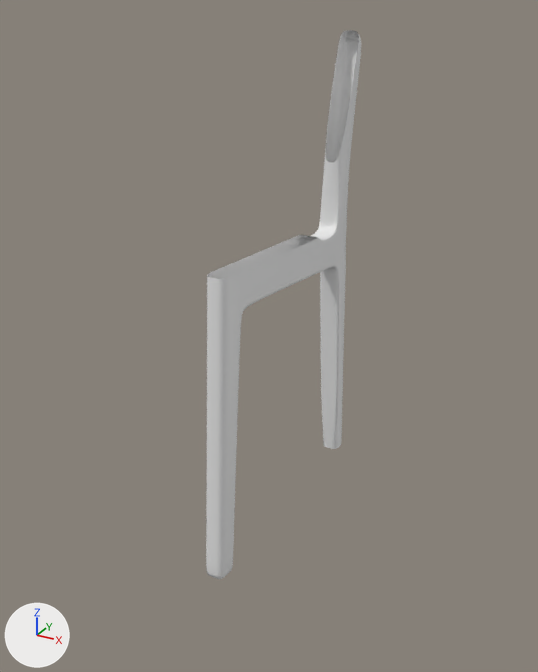
Before and after pictures for a commit that changed the Blender file chair/untitled.blend.
Before and after are seen from a camera (50 mm lens) standing at (2.48, -4.79, 3.92) and looking at (-0.03, -0.21, 1.63). Every picture has the same lights, and +X, +Y and +Z are marked at lower left.

Before the edit, the objects in view are built like this:
```python
me_立方体 = bpy.data.meshes.new('立方体')
me_立方体.from_pydata(...)  # 88 vertices, 66 faces; spans x 0.0..0.08, y -0.09..2.22, z -0.09..3.66
ob_立方体 = bpy.data.objects.new('立方体', me_立方体)
ob_立方体.location = (0.0, -1.067, 0.105)
_m = ob_立方体.modifiers.new('镜像', 'MIRROR')
_m.use_clip = True
_m.merge_threshold = 0.00001
_m.bisect_threshold = 0.347
_m = ob_立方体.modifiers.new('细分', 'SUBSURF')
_m.levels = 2
```
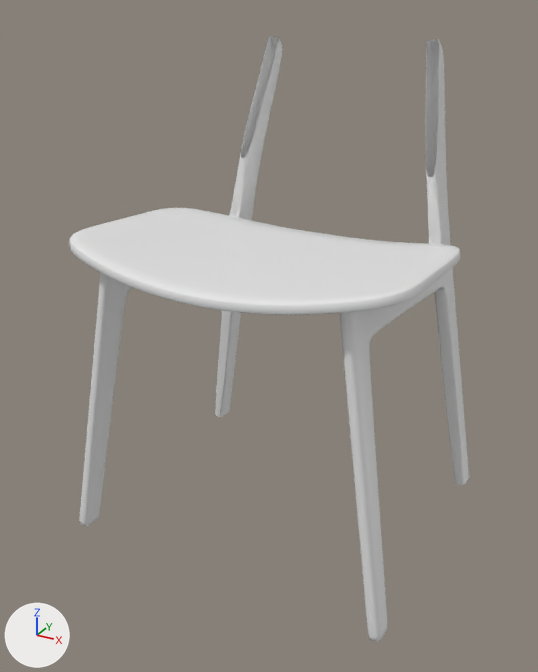
What changed in the scene script:
```text
Add me_平面:
    me_平面.from_pydata([(0.0, -1.0, 0.0), (1.01, -0.81, 0.14), (0.0, 1.0, 0.0), (0.99, 0.62, 0.14), (0.36, -0.96, 0.02), (0.36, 0.93, 0.02), (0.62, -0.92, 0.06), (0.63, 0.83, 0.06), (0.0, 0.33, 0.0), (1.01, 0.16, 0.14), (0.36, 0.3, 0.02), (0.62, 0.24, 0.06), (0.0, -0.31, 0.0), (1.0, -0.36, 0.14), (0.36, -0.31, 0.02), (0.62, -0.31, 0.06)], [], [(11, 9, 3, 7), (8, 10, 5, 2), (10, 11, 7, 5), (14, 15, 11, 10), (12, 14, 10, 8), (15, 13, 9, 11), (6, 1, 13, 15), (0, 4, 14, 12), (4, 6, 15, 14)])
    me_平面.polygons.foreach_set('use_smooth', [True] * 9)
Change ob_立方体:
    ob_立方体.location: (0.0, -1.067, 0.105) -> (1.264, -1.067, 0.105)
    ob_立方体.rotation_euler: (0.0, 0.0, 0.0) -> (0.0, -0.163, 0.0)  # degrees (0, 0, 0) -> degrees (0, -9.3, 0)
    ob_立方体.scale: (1.0, 1.0, 1.0) -> (0.588, 1.0, 1.0)
    add _m = ob_立方体.modifiers.new('镜像.001', 'MIRROR')
    add _m.mirror_object = ob_平面
Add ob_平面:
    ob_平面 = bpy.data.objects.new('平面', me_平面)
    ob_平面.location = (0.0, -0.248, 2.184)
    ob_平面.rotation_euler = (-0.0593, 0.0, 0.0)  # degrees (-3.4, 0, 0)
    ob_平面.scale = (1.28, 1.03, 1.28)
    _m = ob_平面.modifiers.new('镜像', 'MIRROR')
    _m = ob_平面.modifiers.new('细分', 'SUBSURF')
    _m.levels = 3
    _m.render_levels = 3
    _m = ob_平面.modifiers.new('实体化', 'SOLIDIFY')
    _m.thickness = 0.05
    _m.offset = 1.0
    _m = ob_平面.modifiers.new('倒角', 'BEVEL')
    _m.width = 0.005
    _m.width_pct = 0.005
    _m.angle_limit = 0.529
```

Where the change shows, as pixel boxes [x1, y1, x2, y2] in the pictures (538 x 672 px):
'立方体', moved, turned, rescaled, modifiers changed, reshaped: before [206, 30, 361, 579]; after [80, 36, 469, 642]
'平面', added: after [69, 208, 460, 315]
